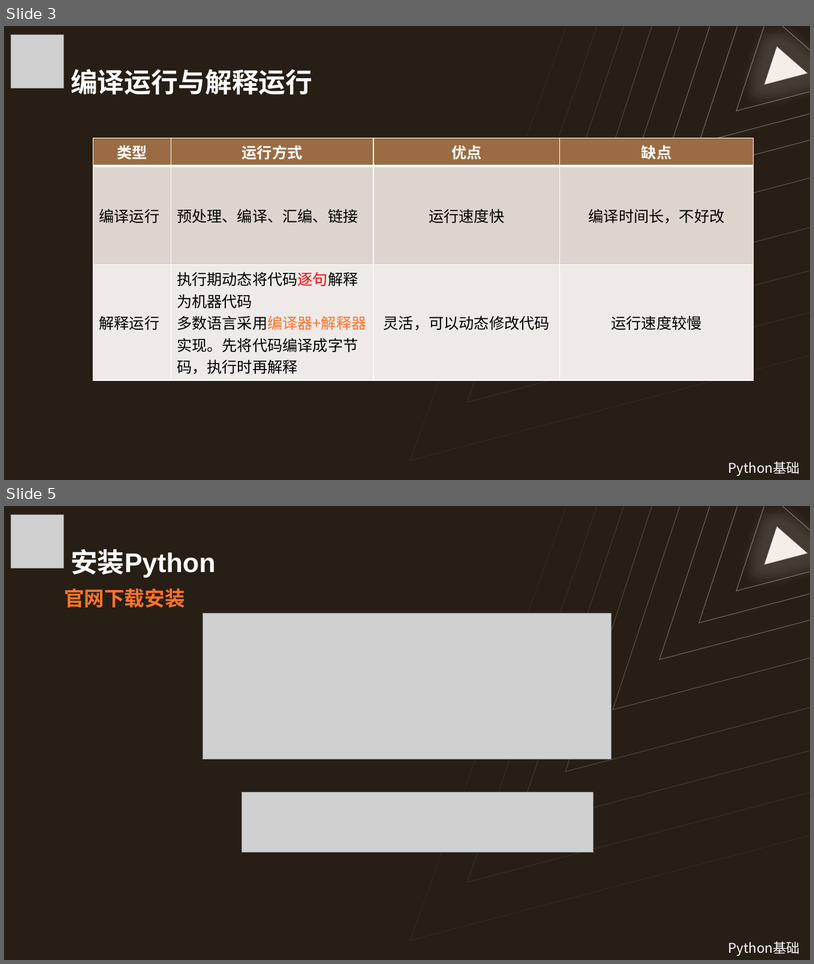
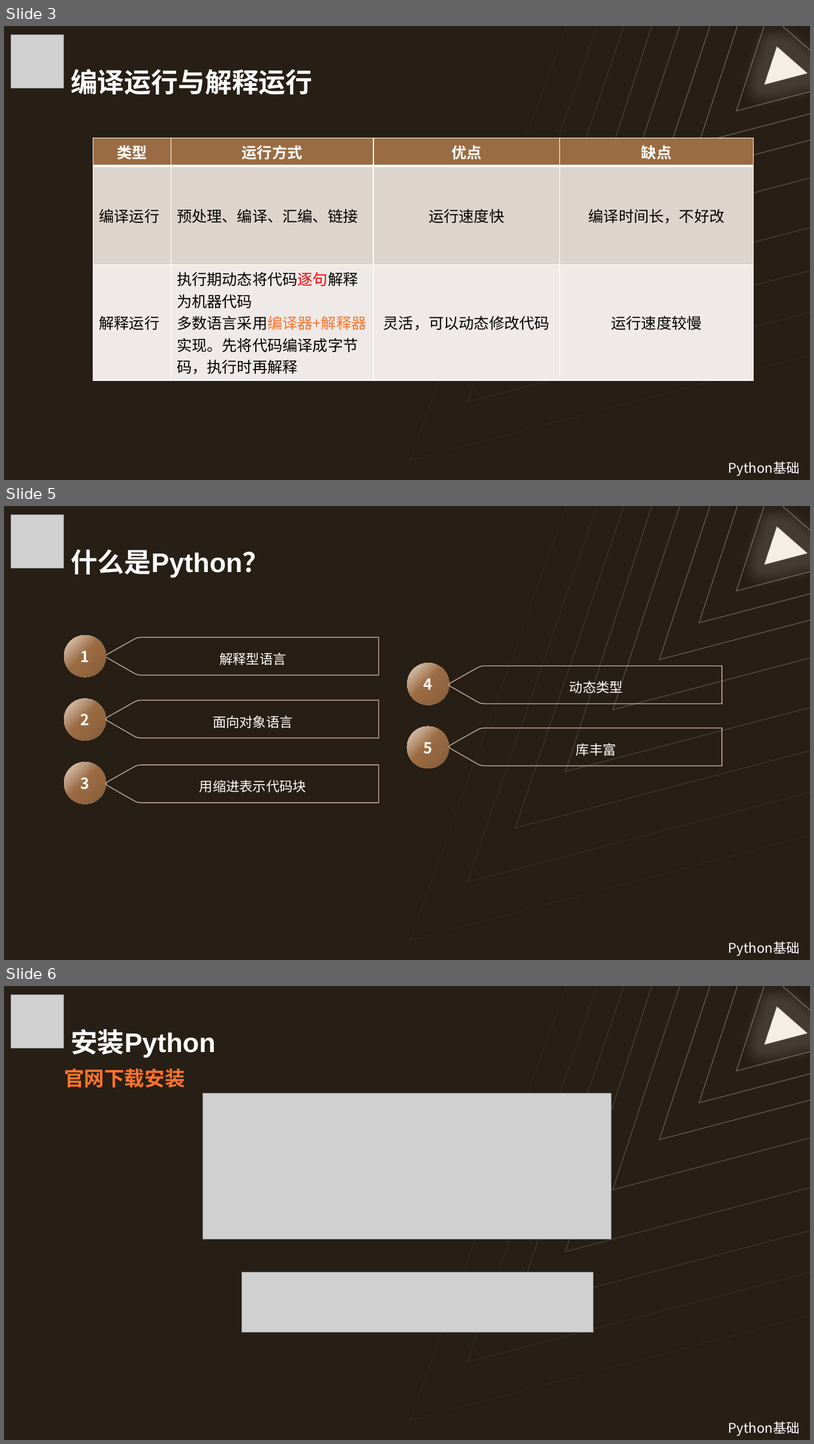
Before and after one commit to Wannerfi/CodingCourse, a slide deck: 5Python基础.pptx. Shown one above the other, each under a label of ours: slides 3 and 5 before the commit, slides 3, 5 and 6 after it; the slides between them are not shown. The pictures are 814x964 and 814x1444 pixels, drawn with LibreOffice and Linux fonts; fonts in the diff are those of the drawing; grey boxes stand for pictures. Boxes give left, top, right and bottom in pixels: in the first picture for what was removed or moved away, otherwise in the second. Text is boxed around its words. In the diff, an @@ line names an element or a change of style, - is before the commit and + after.

```diff
--- a/5Python基础.pptx
+++ b/5Python基础.pptx
@@ slide 5 added at <box>4,506,810,960</box>, background #271E15; not listed: 10 template elements that a slide beside it also shows @@
@@ picture added at <box>11,515,64,568</box> @@
@@ title added at <box>71,549,269,578</box>, 32 pt, text #FFFFFF, bold @@
+什么是Python？
@@ ellipse added at <box>64,635,106,677</box>, fill gradient #E9DACD to #9B6C43 to #845C39, 18 pt, text #FFFFFF, bold @@
+1
@@ freeform shape added at <box>105,637,379,675</box>, outline #EEE1D7 1 pt, 16 pt, text #FFFFFF @@
+解释型语言
@@ ellipse added at <box>408,663,450,705</box>, fill gradient #E9DACD to #9B6C43 to #845C39, 18 pt, text #FFFFFF, bold @@
+4
@@ freeform shape added at <box>449,666,723,704</box>, outline #EEE1D7 1 pt, 16 pt, text #FFFFFF @@
+动态类型
@@ ellipse added at <box>64,699,106,741</box>, fill gradient #E9DACD to #9B6C43 to #845C39, 18 pt, text #FFFFFF, bold @@
+2
@@ freeform shape added at <box>105,700,379,738</box>, outline #EEE1D7 1 pt, 16 pt, text #FFFFFF @@
+面向对象语言
@@ ellipse added at <box>408,726,450,769</box>, fill gradient #E9DACD to #9B6C43 to #845C39, 18 pt, text #FFFFFF, bold @@
+5
@@ freeform shape added at <box>449,728,723,766</box>, outline #EEE1D7 1 pt, 16 pt, text #FFFFFF @@
+库丰富
@@ ellipse added at <box>64,762,106,804</box>, fill gradient #E9DACD to #9B6C43 to #845C39, 18 pt, text #FFFFFF, bold @@
+3
@@ freeform shape added at <box>105,765,379,803</box>, outline #EEE1D7 1 pt, 16 pt, text #FFFFFF @@
+用缩进表示代码块
@@ text added at <box>729,941,801,955</box>, 16 pt, text #FFFFFF @@
+Python基础
@@ what was slide 5 is now slide 6 @@
```
Also in this commit, not shown: 8 slides changed, 10 other slides added, 5 slides removed, 13 other files.
